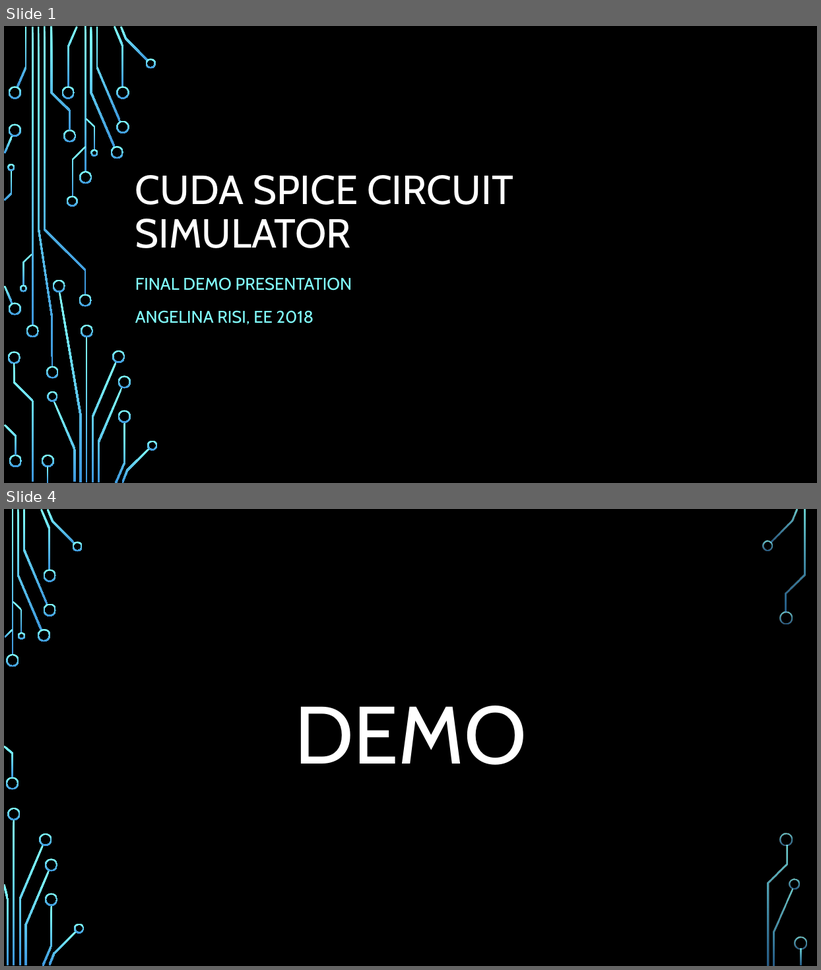
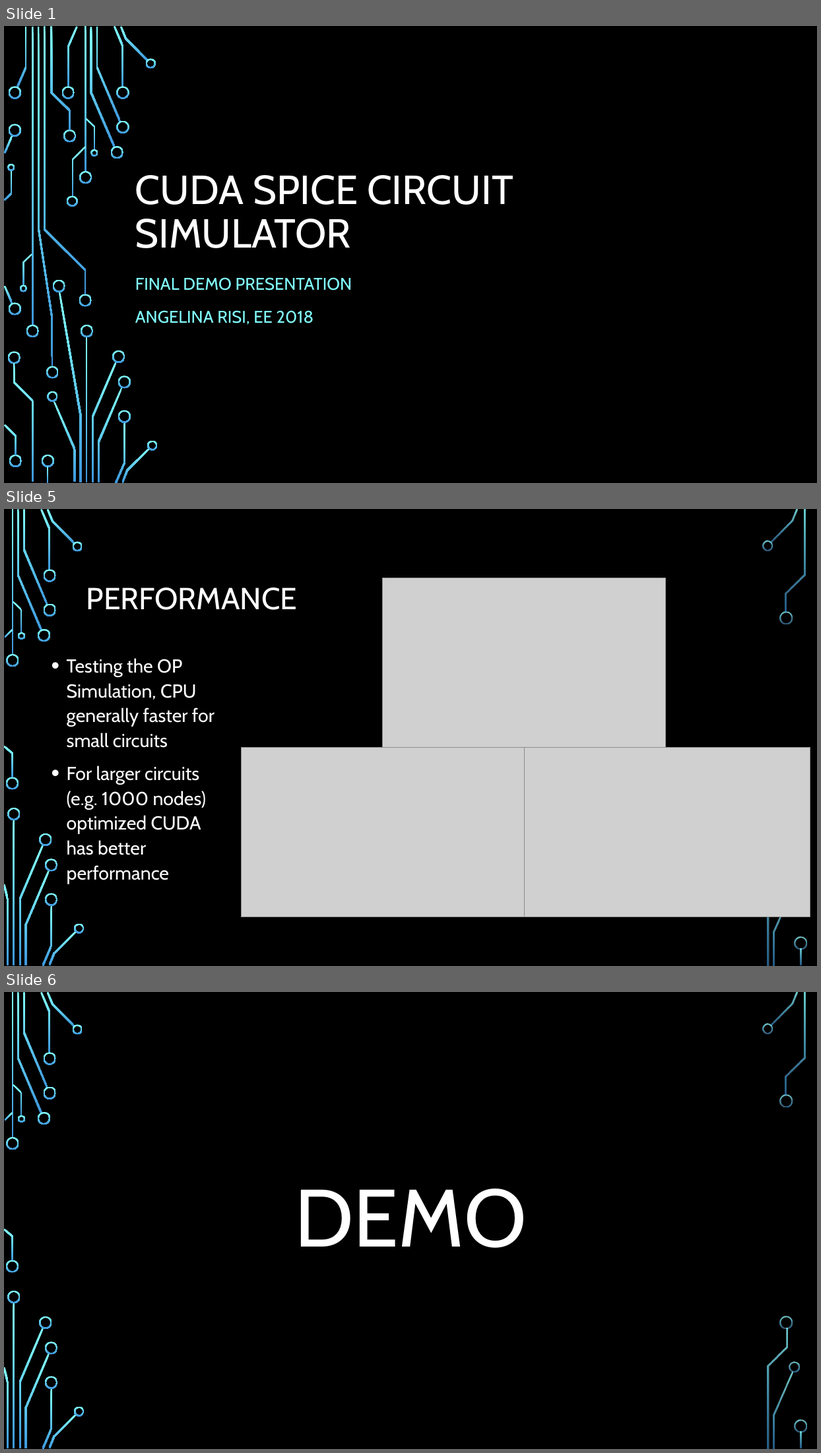
Before and after one commit to risia/CUDA-SPICE-Circuit-Sim, a slide deck: Milestones/FinalDemo.pptx. Shown one above the other, each under a label of ours: slides 1 and 4 before the commit, slides 1, 5 and 6 after it; the slides between them are not shown. The pictures are 821x970 and 821x1453 pixels, drawn with LibreOffice and Linux fonts; fonts in the diff are those of the drawing; grey boxes stand for pictures; background and template pictures are left out. Boxes give left, top, right and bottom in pixels: in the first picture for what was removed or moved away, otherwise in the second. Text is boxed around its words. In the diff, an @@ line names an element or a change of style, - is before the commit and + after.

Commit message:
Performance Analysis and made sure release build ready & functioning for demo

```diff
--- a/Milestones/FinalDemo.pptx
+++ b/Milestones/FinalDemo.pptx
@@ slide 5 added at (4,509,817,966), background picture (left out); not listed: 34 template elements that a slide beside it also shows @@
@@ title added at (86,588,298,610), 36 pt, text #FFFFFF @@
+PERFORMANCE
@@ picture added at (383,578,666,747) @@
@@ text added at (67,658,215,885), 22.2 pt, text #FFFFFF @@
+• Testing the OP Simulation, CPU generally faster for small circuits
+• For larger circuits (e.g. 1000 nodes) optimized CUDA has better performance
@@ picture added at (242,747,524,917) @@
@@ picture added at (524,747,811,917) @@
@@ what was slide 4 is now slide 6 @@
```
Also in this commit, not shown: 1 slide changed, 2 other slides added, 2 slides removed, 27 other files.
